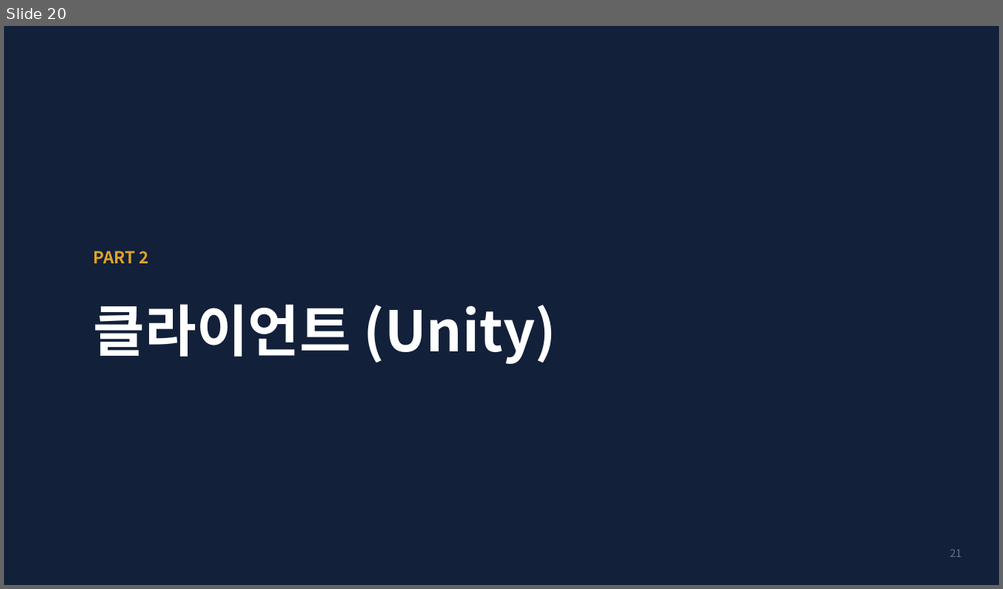
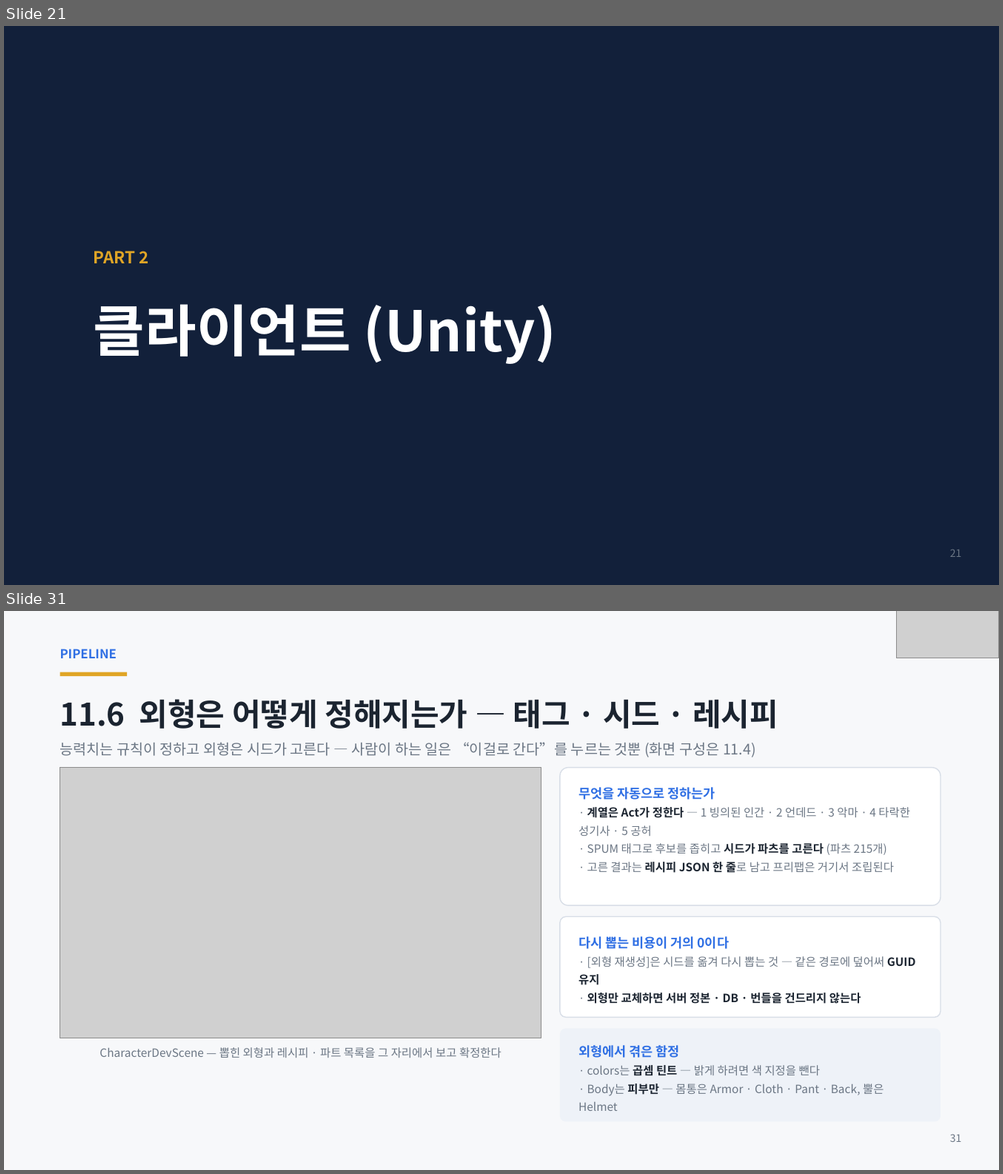
Before and after one commit to ks-wook/com2us-taskbar-hero, a slide deck: docs/com2us-taskbar-hero-발표자료.pptx. Shown one above the other, each under a label of ours: slide 20 before the commit, slides 21 and 31 after it; the slides between them are not shown. The pictures are 1003x589 and 1003x1174 pixels, drawn with LibreOffice and Linux fonts; fonts in the diff are those of the drawing; grey boxes stand for pictures. Boxes give left, top, right and bottom in pixels: in the first picture for what was removed or moved away, otherwise in the second. Text is boxed around its words. In the diff, an @@ line names an element or a change of style, - is before the commit and + after.

```diff
--- a/docs/com2us-taskbar-hero-발표자료.pptx
+++ b/docs/com2us-taskbar-hero-발표자료.pptx
@@ slide 31 added at [4, 611, 999, 1170], background #FFFFFF @@
@@ rectangle added at [4, 611, 999, 1170], fill #F7F8FA @@
@@ picture added at [896, 611, 999, 658] @@
@@ text added at [60, 649, 116, 658], 12 pt, text #2F6FE4, bold @@
+PIPELINE
@@ rectangle added at [60, 672, 127, 677], fill #E0A526 @@
@@ text added at [60, 699, 778, 729], 30 pt, text #1B2430, bold @@
+11.6 외형은 어떻게 정해지는가 — 태그 · 시드 · 레시피
@@ text added at [60, 742, 756, 758], 14 pt, text #6B7684 @@
+능력치는 규칙이 정하고 외형은 시드가 고른다 — 사람이 하는 일은 “이걸로 간다”를 누르는 것뿐 (화면 구성은 11.4)
@@ picture added at [60, 768, 541, 1039] @@
@@ rounded rectangle added at [560, 768, 940, 906], fill #FFFFFF, outline #D8DEE7 1 pt @@
@@ text added at [578, 787, 910, 873], 11 pt, text #6B7684 @@
+무엇을 자동으로 정하는가
+· 계열은 Act가 정한다 — 1 빙의된 인간 · 2 언데드 · 3 악마 · 4 타락한 성기사 · 5 공허
+· SPUM 태그로 후보를 좁히고 시드가 파츠를 고른다 (파츠 215개)
+· 고른 결과는 레시피 JSON 한 줄로 남고 프리팹은 거기서 조립된다
@@ rounded rectangle added at [560, 917, 940, 1017], fill #FFFFFF, outline #D8DEE7 1 pt @@
@@ text added at [578, 937, 916, 1004], 11 pt, text #1B2430, bold @@
+다시 뽑는 비용이 거의 0이다
+· [외형 재생성]은 시드를 옮겨 다시 뽑는 것 — 같은 경로에 덮어써 GUID 유지
+· 외형만 교체하면 서버 정본 · DB · 번들을 건드리지 않는다
@@ rounded rectangle added at [560, 1029, 940, 1122], fill #EEF2F8 @@
@@ text added at [99, 1048, 501, 1058], 11 pt, text #6B7684 @@
+CharacterDevScene — 뽑힌 외형과 레시피 · 파트 목록을 그 자리에서 보고 확정한다
@@ text added at [578, 1045, 883, 1111], 11 pt, text #6B7684 @@
+외형에서 겪은 함정
+· colors는 곱셈 틴트 — 밝게 하려면 색 지정을 뺀다
+· Body는 피부만 — 몸통은 Armor · Cloth · Pant · Back, 뿔은 Helmet
@@ text added at [950, 1134, 962, 1142], 10 pt, text #6B7684 @@
+31
@@ what was slide 20 is now slide 21 @@
```
Also in this commit, not shown: 10 slides changed, 6 other slides added.
